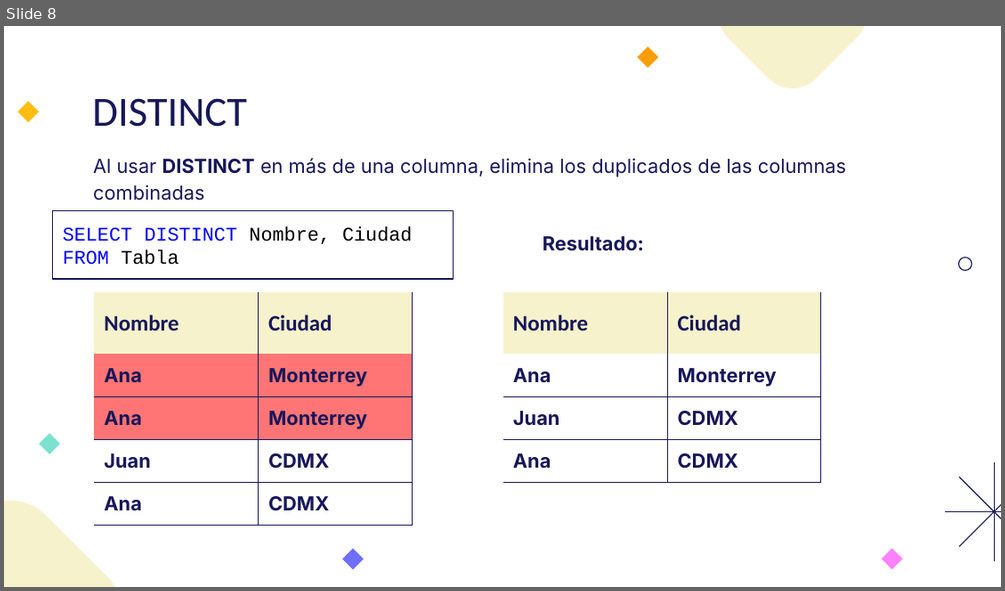
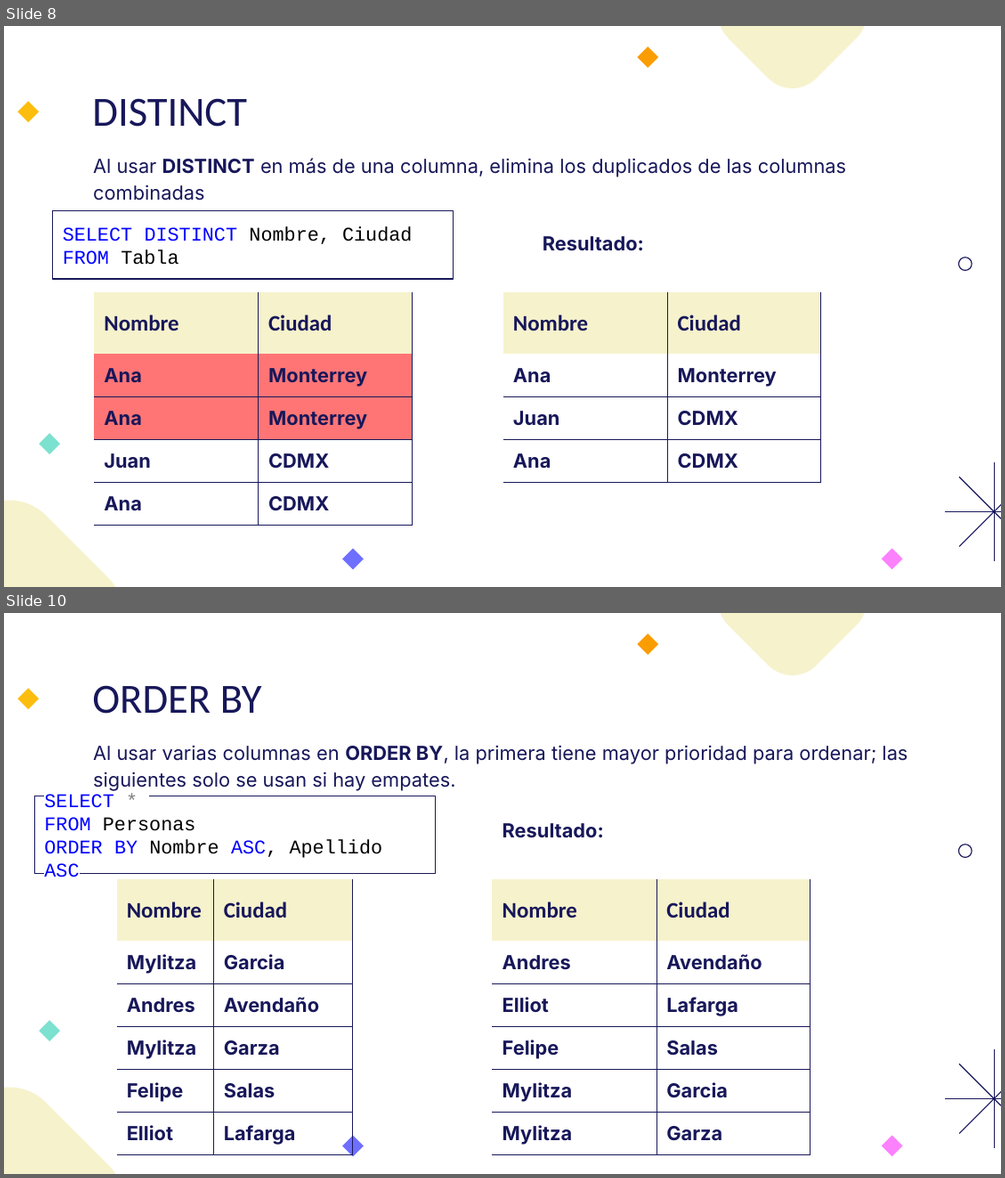
Before and after one commit to andrescln/Practicas, a slide deck: SQL/SQL.pptx. Shown one above the other, each under a label of ours: slide 8 before the commit, slides 8 and 10 after it; the slides between them are not shown. The pictures are 1005x591 and 1005x1178 pixels, drawn with LibreOffice and Linux fonts; fonts in the diff are those of the drawing. Boxes give left, top, right and bottom in pixels: in the first picture for what was removed or moved away, otherwise in the second. Text is boxed around its words. In the diff, an @@ line names an element or a change of style, - is before the commit and + after.

```diff
--- a/SQL/SQL.pptx
+++ b/SQL/SQL.pptx
@@ slide 10 added at (4, 613, 1001, 1174), background #FFFFFF; not listed: 12 template elements that a slide beside it also shows @@
@@ title added at (92, 685, 262, 714), 30 pt, text #17175A @@
+ORDER BY
@@ text added at (93, 745, 907, 791), 14 pt, text #17175A @@
+Al usar varias columnas en ORDER BY, la primera tiene mayor prioridad para ordenar; las siguientes solo se usan si hay empates.
@@ text added at (35, 795, 436, 873), fill #FFFFFF, outline #17175A 0.75 pt, 14 pt, text #0000FF @@
+SELECT *
+FROM Personas
+ORDER BY Nombre ASC, Apellido ASC
@@ text added at (502, 823, 604, 838), 14 pt, text #17175A, bold @@
+Resultado:
@@ table added at (117, 879, 353, 1155), 6 rows, 2 columns @@
+Nombre | Ciudad
+Mylitza | Garcia
+Andres | Avendaño
+Mylitza | Garza
+Felipe | Salas
+Elliot | Lafarga
@@ table added at (493, 879, 810, 1155), 6 rows, 2 columns @@
+Nombre | Ciudad
+Andres | Avendaño
+Elliot | Lafarga
+Felipe | Salas
+Mylitza | Garcia
+Mylitza | Garza
```
Also in this commit, not shown: 2 slides changed, 3 other slides added, 9 other files.
